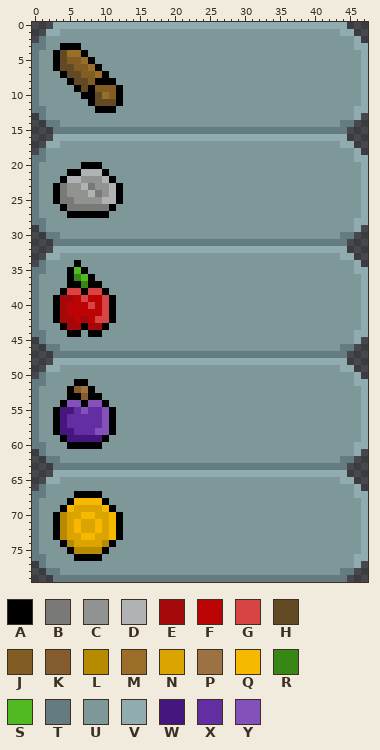
One commit to this sprite sheet: images/resource_ui_placeholder.png. This is how it looked before the edit.
The file is 48x80 pixels. Colours within 5 levels of each other are drawn and written as one.
Palette (. is transparent): A #000000  B #797978  C #919390  D #b1b2b3  E #a50808  F #bd0404  G #d84343  H #624b24  J #815d24  K #855c30  L #b88a01  M #9a6e29  N #dba400  P #9d7242  Q #f7b900  R #388716  S #51ba22  T #647c81  U #7e9799  V #90acb1  W #45167e  X #632ea1  Y #8252ba
Pixels before, first column x 0:
 0 ...VVVVVVVVVVVVVVVVVVVVVVVVVVVVVVVVVVVVVVVVVV...
 1 ..VVUUUUUUUUUUUUUUUUUUUUUUUUUUUUUUUUUUUUUUUUVV..
 2 .TUUUUUUUUUUUUUUUUUUUUUUUUUUUUUUUUUUUUUUUUUUUUV.
 3 TTUUAAAUUUUUUUUUUUUUUUUUUUUUUUUUUUUUUUUUUUUUUUVV
 4 TUUAHMMAUUUUUUUUUUUUUUUUUUUUUUUUUUUUUUUUUUUUUUUV
 5 TUUAHJJMAUUUUUUUUUUUUUUUUUUUUUUUUUUUUUUUUUUUUUUV
 6 TUUAHHJJMAUUUUUUUUUUUUUUUUUUUUUUUUUUUUUUUUUUUUUV
 7 TUUUAHHJJMAUUUUUUUUUUUUUUUUUUUUUUUUUUUUUUUUUUUUV
 8 TUUUUAHHJAAAUUUUUUUUUUUUUUUUUUUUUUUUUUUUUUUUUUUV
 9 TUUUUUAHAJJJAUUUUUUUUUUUUUUUUUUUUUUUUUUUUUUUUUUV
10 TUUUUUUAAHMJAUUUUUUUUUUUUUUUUUUUUUUUUUUUUUUUUUUV
11 TUUUUUUUAHHHAUUUUUUUUUUUUUUUUUUUUUUUUUUUUUUUUUUV
12 TTUUUUUUUAAAUUUUUUUUUUUUUUUUUUUUUUUUUUUUUUUUUUVV
13 .TUUUUUUUUUUUUUUUUUUUUUUUUUUUUUUUUUUUUUUUUUUUUV.
14 ..TTUUUUUUUUUUUUUUUUUUUUUUUUUUUUUUUUUUUUUUUUTT..
15 ...TTTTTTTTTTTTTTTTTTTTTTTTTTTTTTTTTTTTTTTTTT...
16 ...VVVVVVVVVVVVVVVVVVVVVVVVVVVVVVVVVVVVVVVVVV...
17 ..VVUUUUUUUUUUUUUUUUUUUUUUUUUUUUUUUUUUUUUUUUVV..
18 .TUUUUUUUUUUUUUUUUUUUUUUUUUUUUUUUUUUUUUUUUUUUUV.
19 TTUUUUUUUUUUUUUUUUUUUUUUUUUUUUUUUUUUUUUUUUUUUUVV
20 TUUUUUUAAAUUUUUUUUUUUUUUUUUUUUUUUUUUUUUUUUUUUUUV
21 TUUUUAADDDAUUUUUUUUUUUUUUUUUUUUUUUUUUUUUUUUUUUUV
22 TUUUADDCCCDAUUUUUUUUUUUUUUUUUUUUUUUUUUUUUUUUUUUV
23 TUUABCCDBCCDAUUUUUUUUUUUUUUUUUUUUUUUUUUUUUUUUUUV
24 TUUABCCCDBCDAUUUUUUUUUUUUUUUUUUUUUUUUUUUUUUUUUUV
25 TUUABBCCCCDDAUUUUUUUUUUUUUUUUUUUUUUUUUUUUUUUUUUV
26 TUUUABBBBBBAUUUUUUUUUUUUUUUUUUUUUUUUUUUUUUUUUUUV
27 TUUUUAAAAAAUUUUUUUUUUUUUUUUUUUUUUUUUUUUUUUUUUUUV
28 TTUUUUUUUUUUUUUUUUUUUUUUUUUUUUUUUUUUUUUUUUUUUUVV
29 .TUUUUUUUUUUUUUUUUUUUUUUUUUUUUUUUUUUUUUUUUUUUUV.
30 ..TTUUUUUUUUUUUUUUUUUUUUUUUUUUUUUUUUUUUUUUUUTT..
31 ...TTTTTTTTTTTTTTTTTTTTTTTTTTTTTTTTTTTTTTTTTT...
32 ...VVVVVVVVVVVVVVVVVVVVVVVVVVVVVVVVVVVVVVVVVV...
33 ..VVUUUUUUUUUUUUUUUUUUUUUUUUUUUUUUUUUUUUUUUUVV..
34 .TUUUUAUUUUUUUUUUUUUUUUUUUUUUUUUUUUUUUUUUUUUUUV.
35 TTUUUASAUUUUUUUUUUUUUUUUUUUUUUUUUUUUUUUUUUUUUUVV
36 TUUUUARSAUUUUUUUUUUUUUUUUUUUUUUUUUUUUUUUUUUUUUUV
37 TUUUUAARAAUUUUUUUUUUUUUUUUUUUUUUUUUUUUUUUUUUUUUV
38 TUUUAGGAGGAUUUUUUUUUUUUUUUUUUUUUUUUUUUUUUUUUUUUV
39 TUUAEEFGFFGAUUUUUUUUUUUUUUUUUUUUUUUUUUUUUUUUUUUV
40 TUUAEFFFGFGAUUUUUUUUUUUUUUUUUUUUUUUUUUUUUUUUUUUV
41 TUUAEFFFFFGAUUUUUUUUUUUUUUUUUUUUUUUUUUUUUUUUUUUV
42 TUUAEEFEFGGAUUUUUUUUUUUUUUUUUUUUUUUUUUUUUUUUUUUV
43 TUUUAEEAEEAUUUUUUUUUUUUUUUUUUUUUUUUUUUUUUUUUUUUV
44 TTUUUAAUAAUUUUUUUUUUUUUUUUUUUUUUUUUUUUUUUUUUUUVV
45 .TUUUUUUUUUUUUUUUUUUUUUUUUUUUUUUUUUUUUUUUUUUUUV.
46 ..TTUUUUUUUUUUUUUUUUUUUUUUUUUUUUUUUUUUUUUUUUTT..
47 ...TTTTTTTTTTTTTTTTTTTTTTTTTTTTTTTTTTTTTTTTTT...
48 ...VVVVVVVVVVVVVVVVVVVVVVVVVVVVVVVVVVVVVVVVVV...
49 ..VVUUUUUUUUUUUUUUUUUUUUUUUUUUUUUUUUUUUUUUUUVV..
50 .TUUUUUUUUUUUUUUUUUUUUUUUUUUUUUUUUUUUUUUUUUUUUV.
51 TTUUUUAAUUUUUUUUUUUUUUUUUUUUUUUUUUUUUUUUUUUUUUVV
52 TUUUUAKPAUUUUUUUUUUUUUUUUUUUUUUUUUUUUUUUUUUUUUUV
53 TUUUUAAKAAUUUUUUUUUUUUUUUUUUUUUUUUUUUUUUUUUUUUUV
54 TUUUAYYAYYAUUUUUUUUUUUUUUUUUUUUUUUUUUUUUUUUUUUUV
55 TUUAWWXYXXYAUUUUUUUUUUUUUUUUUUUUUUUUUUUUUUUUUUUV
56 TUUAWXXXXXYAUUUUUUUUUUUUUUUUUUUUUUUUUUUUUUUUUUUV
57 TUUAWXXXXXYAUUUUUUUUUUUUUUUUUUUUUUUUUUUUUUUUUUUV
58 TUUAWWXXXYYAUUUUUUUUUUUUUUUUUUUUUUUUUUUUUUUUUUUV
59 TUUUAWWWWWAUUUUUUUUUUUUUUUUUUUUUUUUUUUUUUUUUUUUV
60 TTUUUAAAAAUUUUUUUUUUUUUUUUUUUUUUUUUUUUUUUUUUUUVV
61 .TUUUUUUUUUUUUUUUUUUUUUUUUUUUUUUUUUUUUUUUUUUUUV.
62 ..TTUUUUUUUUUUUUUUUUUUUUUUUUUUUUUUUUUUUUUUUUTT..
63 ...TTTTTTTTTTTTTTTTTTTTTTTTTTTTTTTTTTTTTTTTTT...
64 ...VVVVVVVVVVVVVVVVVVVVVVVVVVVVVVVVVVVVVVVVVV...
65 ..VVUUUUUUUUUUUUUUUUUUUUUUUUUUUUUUUUUUUUUUUUVV..
66 .TUUUUUUUUUUUUUUUUUUUUUUUUUUUUUUUUUUUUUUUUUUUUV.
67 TTUUUUAAAAUUUUUUUUUUUUUUUUUUUUUUUUUUUUUUUUUUUUVV
68 TUUUUAQQQQAUUUUUUUUUUUUUUUUUUUUUUUUUUUUUUUUUUUUV
69 TUUUAQNNNNQAUUUUUUUUUUUUUUUUUUUUUUUUUUUUUUUUUUUV
70 TUUALNNQQNNQAUUUUUUUUUUUUUUUUUUUUUUUUUUUUUUUUUUV
71 TUUALNQNNQNQAUUUUUUUUUUUUUUUUUUUUUUUUUUUUUUUUUUV
72 TUUALNQNNQNQAUUUUUUUUUUUUUUUUUUUUUUUUUUUUUUUUUUV
73 TUUALNNQQNNQAUUUUUUUUUUUUUUUUUUUUUUUUUUUUUUUUUUV
74 TUUUALNNNNLAUUUUUUUUUUUUUUUUUUUUUUUUUUUUUUUUUUUV
75 TUUUUALLLLAUUUUUUUUUUUUUUUUUUUUUUUUUUUUUUUUUUUUV
76 TTUUUUAAAAUUUUUUUUUUUUUUUUUUUUUUUUUUUUUUUUUUUUVV
77 .TUUUUUUUUUUUUUUUUUUUUUUUUUUUUUUUUUUUUUUUUUUUUV.
78 ..TTUUUUUUUUUUUUUUUUUUUUUUUUUUUUUUUUUUUUUUUUTT..
79 ...TTTTTTTTTTTTTTTTTTTTTTTTTTTTTTTTTTTTTTTTTT...
And afterwards:
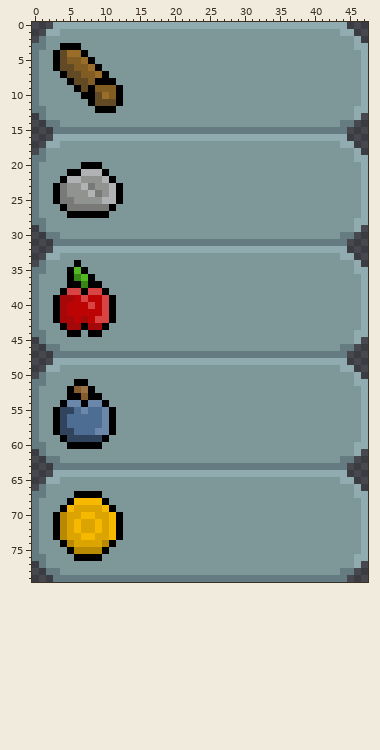
Difference:
colour W: #45167e -> #30445e
colour X: #632ea1 -> #4d6d92
colour Y: #8252ba -> #6b87a9
Boxes around the changes in both pictures, in picture pixels (x1, y1, x2, y2):
changed: (60, 400, 109, 442)
